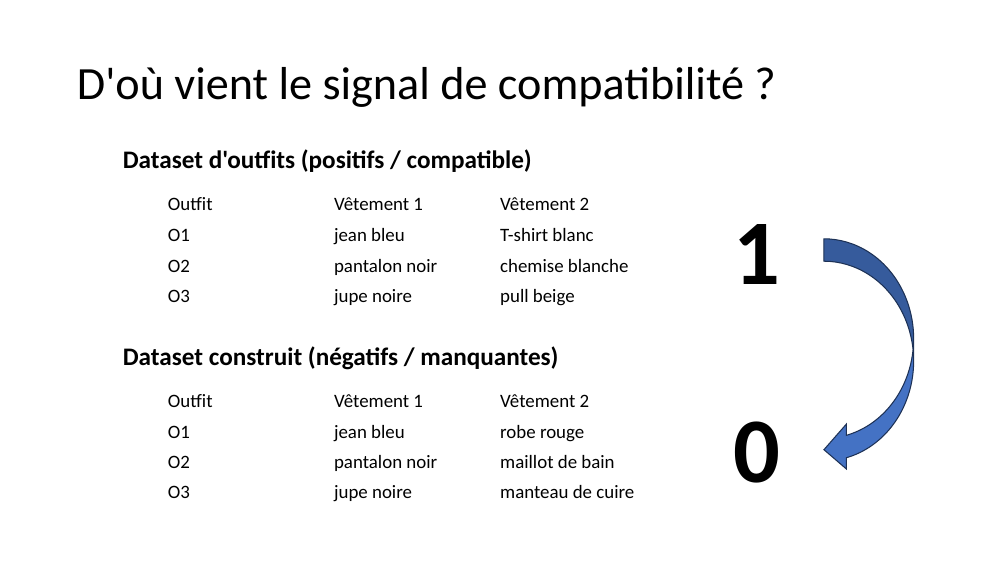
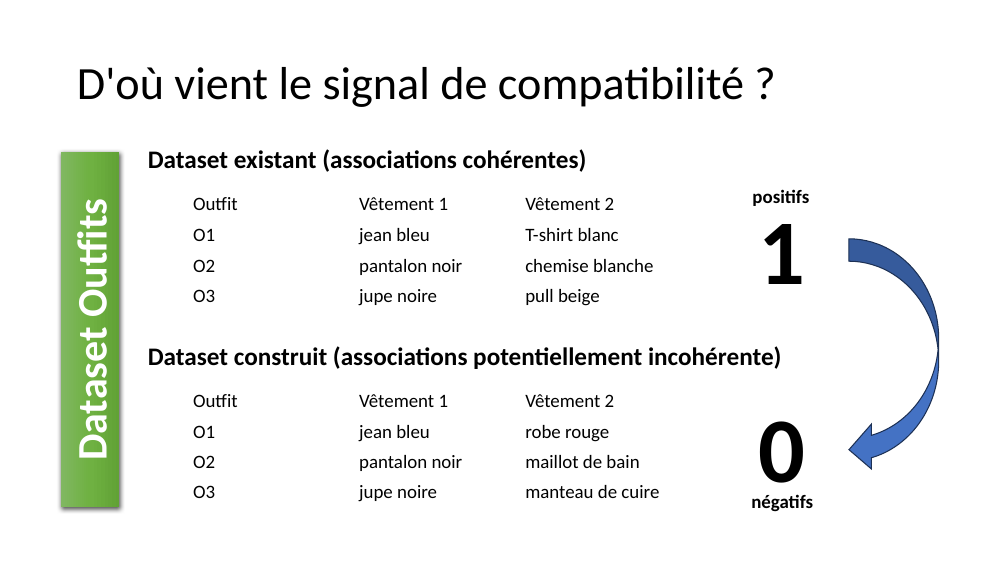
Before and after one commit to Ace4teaM/OCR-FashionInsta, a slide deck: slide 15 of POC.pptx. Drawn at 1008x567 pixels with LibreOffice and Linux fonts; fonts in the diff are those of the drawing. Boxes give left, top, right and bottom in pixels: in the first picture for what was removed or moved away, otherwise in the second. Text is boxed around its words. In the diff, an @@ line names an element or a change of style, - is before the commit and + after.

```diff
--- a/POC.pptx
+++ b/POC.pptx
@@ text at bbox=[148, 149, 587, 172]: text changed @@
-Dataset d'outfits (positifs / compatible)
+Dataset existant (associations cohérentes)
@@ rectangle added at bbox=[61, 152, 119, 507], fill gradient #81B861 to #6FB242 to #62A336, 40 pt, text #FFFFFF, bold @@
+Dataset Outfits
@@ text added at bbox=[752, 189, 809, 206], 18 pt, text #000000, bold @@
+positifs
@@ 2 tables, 2 texts, 1 curved left arrow: place and size @@
-2 tables, 2 texts, 1 curved left arrow at bbox=[160, 189, 914, 507]
+2 tables, 2 texts, 1 curved left arrow at bbox=[185, 189, 939, 507]
@@ text at bbox=[148, 346, 782, 369]: text changed @@
-Dataset construit (négatifs / manquantes)
+Dataset construit (associations potentiellement incohérente)
@@ text added at bbox=[751, 494, 813, 512], 18 pt, text #000000, bold @@
+négatifs
```
Also in this commit, not shown: 13 other slides changed, 2 slides added, 4 slides removed, 2 other files.
